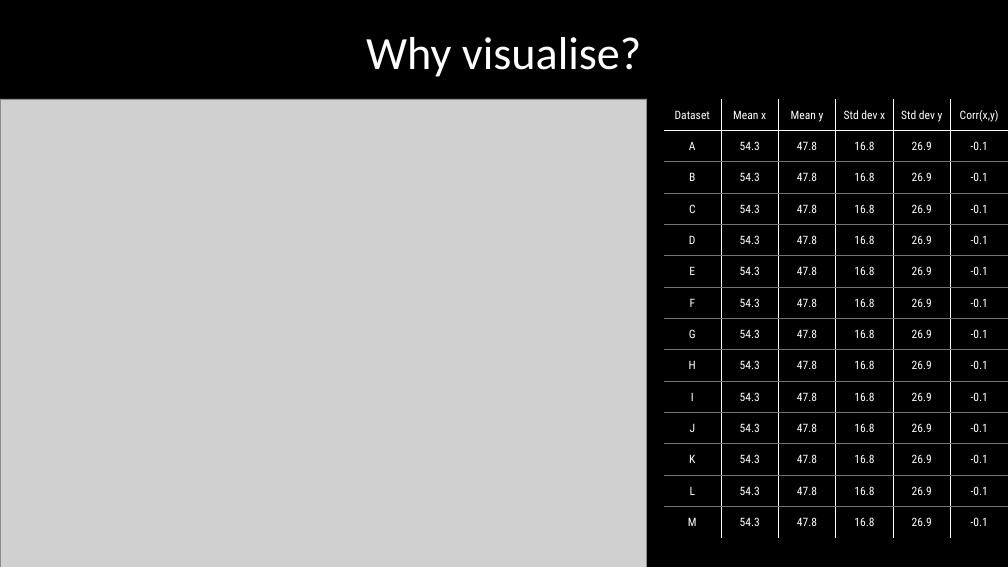
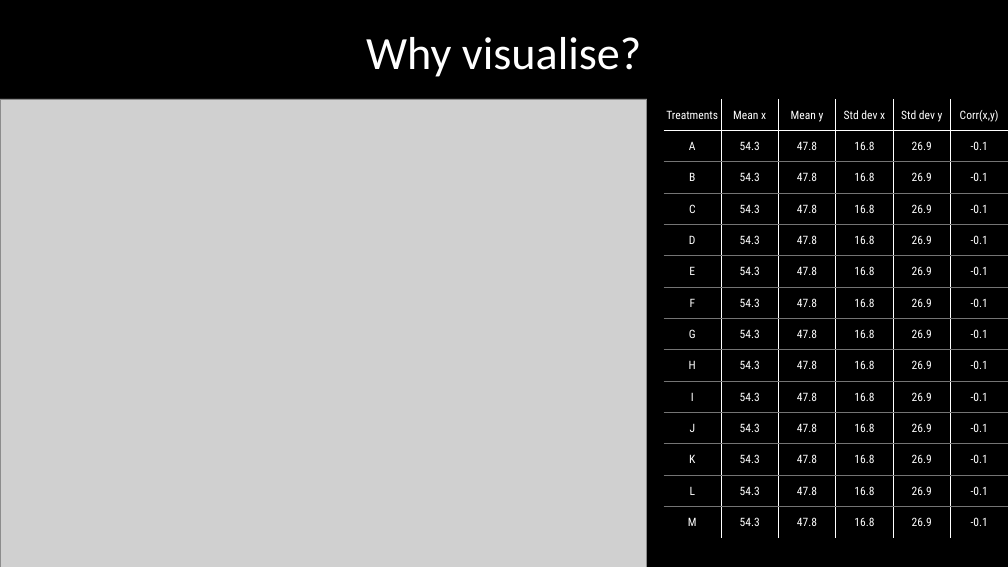
Before and after one commit to DeonRoos/stats-for-biologists, a slide deck: slide 3 of Lecture 3 - data_vis/Slides/Effective scientific communication.pptx. Drawn at 1008x567 pixels with LibreOffice and Linux fonts; fonts in the diff are those of the drawing; grey boxes stand for pictures. Boxes give left, top, right and bottom in pixels: in the first picture for what was removed or moved away, otherwise in the second. Text is boxed around its words. In the diff, an @@ line names an element or a change of style, - is before the commit and + after.

```diff
--- a/Lecture 3 - data_vis/Slides/Effective scientific communication.pptx
+++ b/Lecture 3 - data_vis/Slides/Effective scientific communication.pptx
@@ table at (x1=664, y1=99, x2=1008, y2=538) @@
-row 1, column 1: Dataset
+row 1, column 1: Treatments
```
Also in this commit, not shown: 6 other slides changed, 10 slides added, 2 slides removed, 22 other files.
